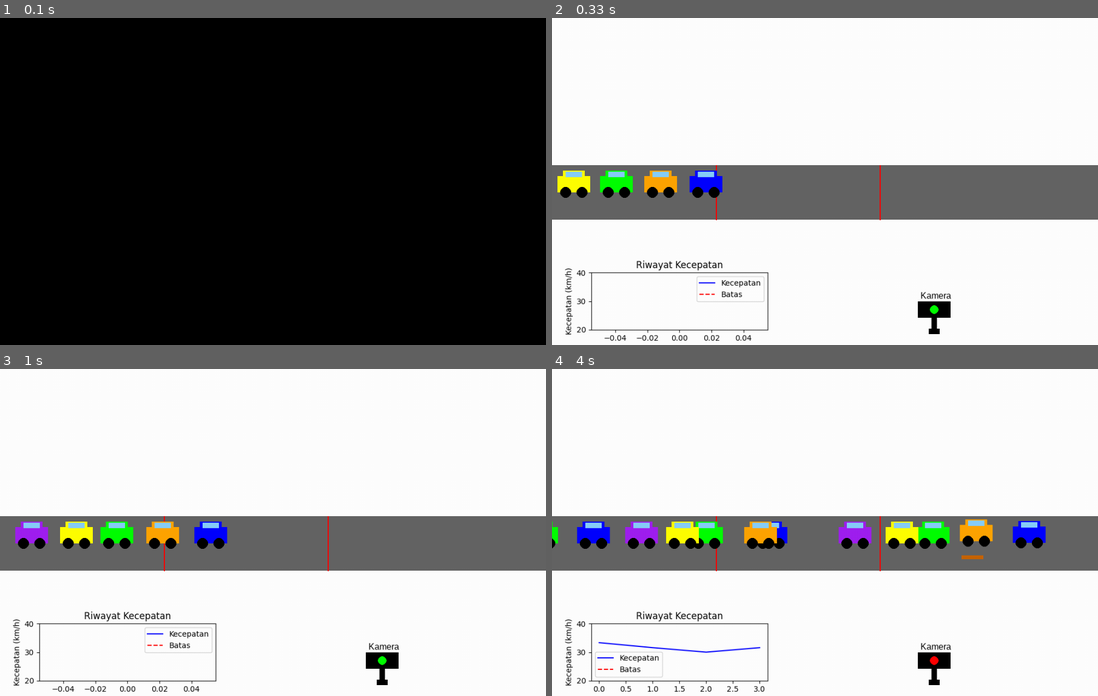
Above: before the commit, frames 1-4 (two rows, left to right).
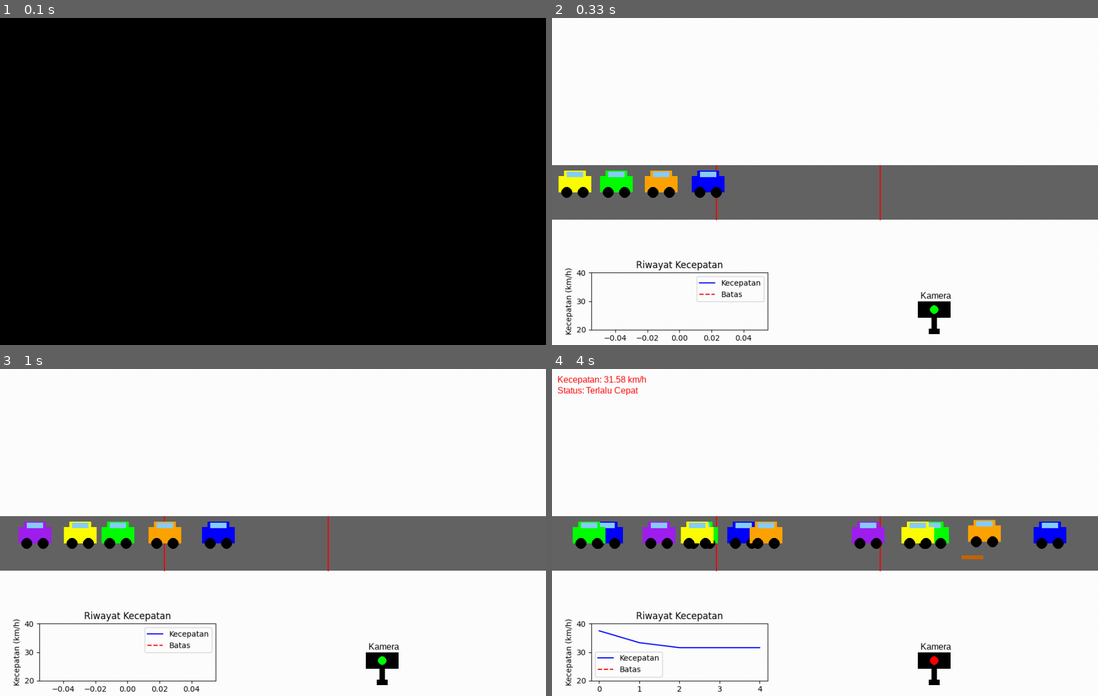
Above: after the commit, the same moments.

Repository: alzzenaa77/BISMILLAHJAYA
Game: pygame game, started from many-cars-2.py
Two runs of this game, one before a commit and one after it. Both use one fixed random seed, a clock stepped at 60 frames per second and the inputs below.
Inputs:
- Up to frame 1 (0.1 s): no input
- Up to frame 2 (0.33 s): no input
- Up to frame 3 (1 s): no input
- Up to frame 4 (4 s): no input

Frame 1 is identical in both runs. In frame 2, 0.3% of the frame differs, in the area x 1-32%, y 46-55%; in frame 3, 1.0%; in frame 4, 5.0%, in the area x 0-95%, y 2-99%.

Commit message:
feat: more data

Diff:
--- /dev/null
+++ b/log_kecepatan_banyak_15_01.csv
@@ -0,0 +1,121 @@
+waktu,kecepatan,status,kena_speedbump,catatan
+2025-06-04T01:04:10,30.5,Terlalu Cepat,YA,Normal
+2025-06-04T01:04:10,31.36,Terlalu Cepat,YA,Normal
+2025-06-04T01:04:11,30.67,Terlalu Cepat,YA,Normal
+2025-06-04T01:04:11,32.88,Terlalu Cepat,YA,Normal
+2025-06-04T01:04:12,32.33,Terlalu Cepat,YA,Normal
+2025-06-04T01:04:12,34.29,Terlalu Cepat,YA,Normal
+2025-06-04T01:04:13,26.65,Aman,YA,Mobil lambat kena speedbump
+2025-06-04T01:04:13,27.84,Aman,YA,Mobil lambat kena speedbump
+2025-06-04T01:04:14,30.15,Terlalu Cepat,YA,Normal
+2025-06-04T01:04:15,29.94,Aman,YA,Mobil lambat kena speedbump
+2025-06-04T01:04:15,31.5,Terlalu Cepat,YA,Normal
+2025-06-04T01:04:15,24.9,Aman,YA,Mobil lambat kena speedbump
+2025-06-04T01:04:16,28.45,Aman,YA,Mobil lambat kena speedbump
+2025-06-04T01:04:16,31.1,Terlalu Cepat,YA,Normal
+2025-06-04T01:04:17,30.46,Terlalu Cepat,YA,Normal
+2025-06-04T01:04:17,33.58,Terlalu Cepat,YA,Normal
+2025-06-04T01:04:18,27.93,Aman,YA,Mobil lambat kena speedbump
+2025-06-04T01:04:19,31.46,Terlalu Cepat,TIDAK,Mobil cepat lolos
+2025-06-04T01:04:20,28.61,Aman,TIDAK,Normal
+2025-06-04T01:04:21,30.27,Terlalu Cepat,TIDAK,Mobil cepat lolos
+2025-06-04T01:04:22,33.76,Terlalu Cepat,YA,Normal
+2025-06-04T01:04:23,28.44,Aman,YA,Mobil lambat kena speedbump
+2025-06-04T01:04:23,25.97,Aman,YA,Mobil lambat kena speedbump
+2025-06-04T01:04:23,36.54,Terlalu Cepat,YA,Normal
+2025-06-04T01:04:23,32.57,Terlalu Cepat,YA,Normal
+2025-06-04T01:04:24,22.9,Aman,YA,Mobil lambat kena speedbump
+2025-06-04T01:04:24,30.83,Terlalu Cepat,YA,Normal
+2025-06-04T01:04:24,27.92,Aman,YA,Mobil lambat kena speedbump
+2025-06-04T01:04:24,30.83,Terlalu Cepat,YA,Normal
+2025-06-04T01:04:24,30.18,Terlalu Cepat,YA,Normal
+2025-06-04T01:04:25,28.69,Aman,YA,Mobil lambat kena speedbump
+2025-06-04T01:04:26,31.81,Terlalu Cepat,YA,Normal
+2025-06-04T01:04:26,30.18,Terlalu Cepat,YA,Normal
+2025-06-04T01:04:28,27.5,Aman,TIDAK,Normal
+2025-06-04T01:04:29,27.49,Aman,TIDAK,Normal
+2025-06-04T01:04:29,28.18,Aman,TIDAK,Normal
+2025-06-04T01:04:31,34.48,Terlalu Cepat,YA,Normal
+2025-06-04T01:04:31,36.25,Terlalu Cepat,YA,Normal
+2025-06-04T01:04:31,31.14,Terlalu Cepat,YA,Normal
+2025-06-04T01:04:31,32.84,Terlalu Cepat,YA,Normal
+2025-06-04T01:04:32,37.43,Terlalu Cepat,YA,Normal
+2025-06-04T01:04:32,29.43,Aman,YA,Mobil lambat kena speedbump
+2025-06-04T01:04:32,29.88,Aman,YA,Mobil lambat kena speedbump
+2025-06-04T01:04:33,23.63,Aman,YA,Mobil lambat kena speedbump
+2025-06-04T01:04:34,25.96,Aman,YA,Mobil lambat kena speedbump
+2025-06-04T01:04:34,31.09,Terlalu Cepat,YA,Normal
+2025-06-04T01:04:34,33.54,Terlalu Cepat,YA,Normal
+2025-06-04T01:04:35,28.24,Aman,YA,Mobil lambat kena speedbump
+2025-06-04T01:04:36,31.81,Terlalu Cepat,YA,Normal
+2025-06-04T01:04:37,34.19,Terlalu Cepat,YA,Normal
+2025-06-04T01:04:38,29.75,Aman,YA,Mobil lambat kena speedbump
+2025-06-04T01:04:38,37.13,Terlalu Cepat,TIDAK,Mobil cepat lolos
+2025-06-04T01:04:39,33.41,Terlalu Cepat,TIDAK,Mobil cepat lolos
+2025-06-04T01:04:40,26.13,Aman,TIDAK,Normal
+2025-06-04T01:04:40,29.96,Aman,TIDAK,Normal
+2025-06-04T01:04:40,31.38,Terlalu Cepat,TIDAK,Mobil cepat lolos
+2025-06-04T01:04:40,35.31,Terlalu Cepat,TIDAK,Mobil cepat lolos
+2025-06-04T01:04:41,22.78,Aman,TIDAK,Normal
+2025-06-04T01:04:41,29.27,Aman,TIDAK,Normal
+2025-06-04T01:04:42,31.02,Terlalu Cepat,TIDAK,Mobil cepat lolos
+2025-06-04T01:04:43,28.21,Aman,TIDAK,Normal
+2025-06-04T01:04:44,25.63,Aman,TIDAK,Normal
+2025-06-04T01:04:44,27.68,Aman,TIDAK,Normal
+2025-06-04T01:04:44,27.05,Aman,TIDAK,Normal
+2025-06-04T01:04:45,32.45,Terlalu Cepat,TIDAK,Mobil cepat lolos
+2025-06-04T01:04:46,30.12,Terlalu Cepat,YA,Normal
+2025-06-04T01:04:46,32.1,Terlalu Cepat,YA,Normal
+2025-06-04T01:04:46,26.8,Aman,YA,Mobil lambat kena speedbump
+2025-06-04T01:04:47,33.92,Terlalu Cepat,YA,Normal
+2025-06-04T01:04:49,32.91,Terlalu Cepat,TIDAK,Mobil cepat lolos
+2025-06-04T01:04:49,29.66,Aman,TIDAK,Normal
+2025-06-04T01:04:49,31.2,Terlalu Cepat,TIDAK,Mobil cepat lolos
+2025-06-04T01:04:50,27.82,Aman,TIDAK,Normal
+2025-06-04T01:04:51,31.19,Terlalu Cepat,TIDAK,Mobil cepat lolos
+2025-06-04T01:04:51,28.25,Aman,TIDAK,Normal
+2025-06-04T01:04:51,29.62,Aman,TIDAK,Normal
+2025-06-04T01:04:53,32.95,Terlalu Cepat,TIDAK,Mobil cepat lolos
+2025-06-04T01:04:53,29.69,Aman,TIDAK,Normal
+2025-06-04T01:04:53,28.17,Aman,TIDAK,Normal
+2025-06-04T01:04:53,29.54,Aman,TIDAK,Normal
+2025-06-04T01:04:53,31.01,Terlalu Cepat,TIDAK,Mobil cepat lolos
+2025-06-04T01:04:53,32.33,Terlalu Cepat,TIDAK,Mobil cepat lolos
+2025-06-04T01:04:55,31.66,Terlalu Cepat,TIDAK,Mobil cepat lolos
+2025-06-04T01:04:56,33.19,Terlalu Cepat,TIDAK,Mobil cepat lolos
+2025-06-04T01:04:56,26.97,Aman,TIDAK,Normal
+2025-06-04T01:04:56,34.32,Terlalu Cepat,TIDAK,Mobil cepat lolos
+2025-06-04T01:04:58,23.87,Aman,TIDAK,Normal
+2025-06-04T01:04:59,32.47,Terlalu Cepat,TIDAK,Mobil cepat lolos
+2025-06-04T01:04:59,36.41,Terlalu Cepat,TIDAK,Mobil cepat lolos
+2025-06-04T01:05:00,21.44,Aman,TIDAK,Normal
+2025-06-04T01:05:00,30.99,Terlalu Cepat,TIDAK,Mobil cepat lolos
+2025-06-04T01:05:00,33.24,Terlalu Cepat,TIDAK,Mobil cepat lolos
+2025-06-04T01:05:01,29.73,Aman,TIDAK,Normal
+2025-06-04T01:05:01,30.85,Terlalu Cepat,TIDAK,Mobil cepat lolos
+2025-06-04T01:05:02,24.79,Aman,TIDAK,Normal
+2025-06-04T01:05:03,27.97,Aman,TIDAK,Normal
+2025-06-04T01:05:03,26.54,Aman,TIDAK,Normal
+2025-06-04T01:05:04,35.97,Terlalu Cepat,TIDAK,Mobil cepat lolos
+2025-06-04T01:05:04,30.21,Terlalu Cepat,TIDAK,Mobil cepat lolos
+2025-06-04T01:05:04,30.21,Terlalu Cepat,YA,Normal
+2025-06-04T01:05:05,33.08,Terlalu Cepat,YA,Normal
+2025-06-04T01:05:06,34.9,Terlalu Cepat,YA,Normal
+2025-06-04T01:05:07,27.14,Aman,YA,Mobil lambat kena speedbump
+2025-06-04T01:05:08,28.52,Aman,TIDAK,Normal
+2025-06-04T01:05:08,28.05,Aman,TIDAK,Normal
+2025-06-04T01:05:09,33.8,Terlalu Cepat,TIDAK,Mobil cepat lolos
+2025-06-04T01:05:10,29.38,Aman,YA,Mobil lambat kena speedbump
+2025-06-04T01:05:10,33.8,Terlalu Cepat,YA,Normal
+2025-06-04T01:05:10,31.68,Terlalu Cepat,YA,Normal
+2025-06-04T01:05:10,33.8,Terlalu Cepat,YA,Normal
+2025-06-04T01:05:10,27.21,Aman,YA,Mobil lambat kena speedbump
+2025-06-04T01:05:12,23.01,Aman,YA,Mobil lambat kena speedbump
+2025-06-04T01:05:12,31.25,Terlalu Cepat,YA,Normal
+2025-06-04T01:05:12,29.54,Aman,YA,Mobil lambat kena speedbump
+2025-06-04T01:05:13,31.55,Terlalu Cepat,YA,Normal
+2025-06-04T01:05:13,33.2,Terlalu Cepat,YA,Normal
+2025-06-04T01:05:15,28.42,Aman,YA,Mobil lambat kena speedbump
+2025-06-04T01:05:16,31.76,Terlalu Cepat,TIDAK,Mobil cepat lolos
+2025-06-04T01:05:16,27.09,Aman,TIDAK,Normal
+2025-06-04T01:05:17,31.19,Terlalu Cepat,TIDAK,Mobil cepat lolos
--- a/many-cars-2.py
+++ b/many-cars-2.py
@@ -73,7 +73,7 @@
 def generate_speed(jumlah_kendaraan):
     # Ambil rata-rata dari tabel
     mean_speed = kecepatan_tabel.get(jumlah_kendaraan, 8) * konversi_m_per_pixel
-    std_dev = mean_speed * 0.05
+    std_dev = mean_speed * 0.1
     return np.random.normal(mean_speed, std_dev)
 
 class Car:
@@ -147,7 +147,7 @@
                 catatan = "Normal"
 
             if self.kecepatan_terukur:
-                with open("log_kecepatan_banyak_15_005.csv", "a", newline="") as f:
+                with open("log_kecepatan_banyak_15_01.csv", "a", newline="") as f:
                     writer = csv.writer(f)
                     writer.writerow([
                         datetime.now().isoformat(timespec='seconds'),
@@ -222,7 +222,7 @@
 running = True
 
 # Logging ke file CSV
-csv_file_path = "log_kecepatan_banyak_15_005.csv"
+csv_file_path = "log_kecepatan_banyak_15_01.csv"
 if not os.path.exists(csv_file_path):
     with open(csv_file_path, mode='w', newline='') as file:
         writer = csv.writer(file)
